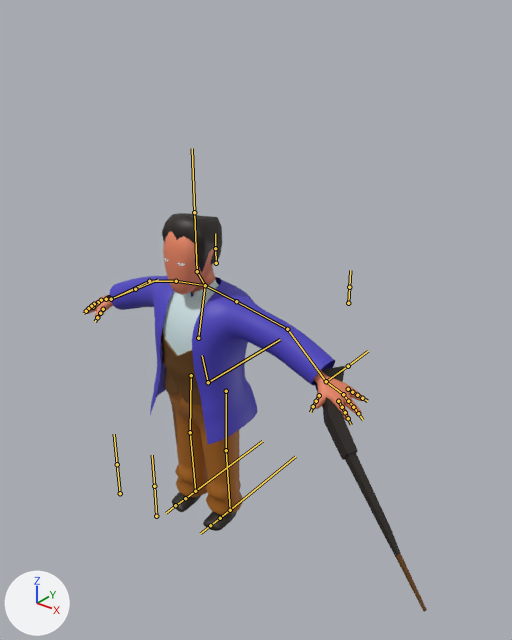
A saved change to the FBX model Assets/Models/Abaroa/abaroa jacketless.fbx.
The view is the same before and after, from a 50 mm lens placed at (3.0, -3.21, 3.73), pointed at (0.4, 0.04, 1.71). Every picture has the same lights, and +X, +Y and +Z are marked at lower left. The bones that bend it are drawn over the model as lines.
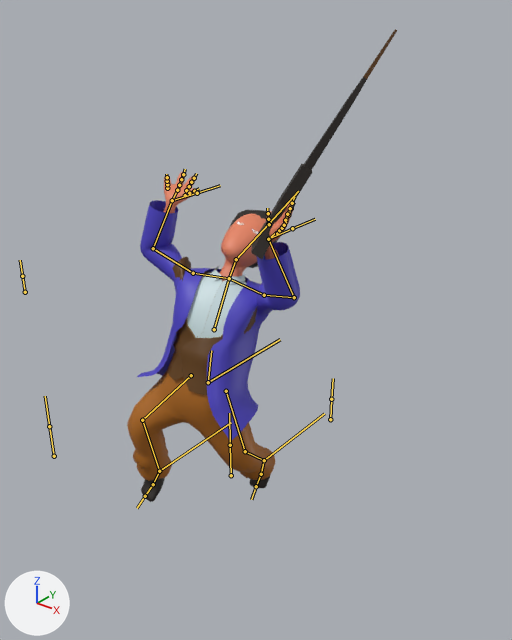
The newer file adds an action. The first version stands in its rest pose; the second is drawn at frame 21 of the action 'Armature|sucked by vortex'.

What differs and where, as boxes (x1, y1, x2, y2) in the pictures (512 x 640 px):
'Plane.004', posed (21% narrower, 19% taller)
    before: (86, 213, 427, 612)
    after: (127, 29, 397, 502)
bone 'belly', root to tip
    before: (208, 382) to (202, 355)
    after: (208, 382) to (211, 350)
bone 'chest', root to tip
    before: (198, 338) to (205, 285)
    after: (214, 329) to (229, 278)
bone 'neck', root to tip
    before: (205, 285) to (197, 271)
    after: (229, 278) to (236, 259)
bone 'head', root to tip
    before: (197, 271) to (194, 212)
    after: (236, 259) to (268, 224)
bone 'arm0.L', root to tip
    before: (236, 301) to (287, 329)
    after: (264, 295) to (294, 297)
bone 'arm1.L', root to tip
    before: (287, 329) to (326, 381)
    after: (294, 297) to (268, 239)
bone 'hand.L', root to tip
    before: (326, 381) to (343, 394)
    after: (268, 239) to (282, 227)
bone 'arm0.R', root to tip
    before: (176, 281) to (149, 281)
    after: (193, 273) to (153, 248)
bone 'arm1.R', root to tip
    before: (149, 281) to (111, 299)
    after: (153, 248) to (172, 200)
bone 'hand.R', root to tip
    before: (111, 299) to (101, 300)
    after: (172, 200) to (177, 190)
bone 'leg0.L', root to tip
    before: (226, 391) to (226, 450)
    after: (226, 391) to (245, 451)
bone 'leg1.L', root to tip
    before: (226, 450) to (230, 510)
    after: (245, 451) to (264, 460)
bone 'foot.L', root to tip
    before: (230, 510) to (220, 518)
    after: (264, 460) to (261, 474)
bone 'toe.L', root to tip
    before: (220, 518) to (210, 525)
    after: (261, 474) to (256, 486)
bone 'leg0.R', root to tip
    before: (191, 375) to (190, 432)
    after: (191, 375) to (142, 420)
bone 'leg1.R', root to tip
    before: (190, 432) to (195, 491)
    after: (142, 420) to (159, 471)
bone 'foot.R', root to tip
    before: (195, 491) to (185, 498)
    after: (159, 471) to (153, 484)
bone 'toe.R', root to tip
    before: (185, 498) to (175, 505)
    after: (153, 484) to (145, 496)

The change, as a diff of the scene's bpy script:
```diff
--- a/Assets/Models/Abaroa/abaroa jacketless.fbx.py
+++ b/Assets/Models/Abaroa/abaroa jacketless.fbx.py
@@ bone_belly @@
 bone_belly = bpy.data.objects['Armature'].pose.bones['belly']  # child of 'root'
-bone_belly.rotation_quaternion = (1.0, 0.0, 0.0, 0.0)  # degrees (0, 0, 0)
+bone_belly.rotation_quaternion = (0.98, -0.199, 0.0, 0.0)  # degrees (-23, 0, 0)
@@ bone_chest @@
 bone_chest = bpy.data.objects['Armature'].pose.bones['chest']  # child of 'belly'
-bone_chest.rotation_quaternion = (1.0, 0.0, 0.0, 0.0)  # degrees (0, 0, 0)
+bone_chest.rotation_quaternion = (0.984, 0.073, 0.163, 0.012)  # degrees (9, 19, 3)
@@ bone_neck @@
 bone_neck = bpy.data.objects['Armature'].pose.bones['neck']  # child of 'chest'
-bone_neck.rotation_quaternion = (1.0, 0.0, 0.0, 0.0)  # degrees (0, 0, 0)
+bone_neck.rotation_quaternion = (0.911, -0.413, -0.006, -0.014)  # degrees (-49, -1, -1)
@@ bone_head @@
 bone_head = bpy.data.objects['Armature'].pose.bones['head']  # child of 'neck'
-bone_head.rotation_quaternion = (1.0, 0.0, 0.0, 0.0)  # degrees (0, 0, 0)
+bone_head.rotation_quaternion = (0.996, -0.007, 0.024, -0.088)  # degrees (-1, 3, -10)
@@ bone_arm0_l @@
 bone_arm0_l = bpy.data.objects['Armature'].pose.bones['arm0.L']  # child of 'shoulder.L'
-bone_arm0_l.rotation_quaternion = (1.0, 0.0, 0.0, 0.0)  # degrees (0, 0, 0)
+bone_arm0_l.rotation_quaternion = (0.62, 0.534, -0.571, -0.068)  # degrees (107, -39, -64)
@@ bone_arm1_l @@
 bone_arm1_l = bpy.data.objects['Armature'].pose.bones['arm1.L']  # child of 'arm0.L'
-bone_arm1_l.rotation_quaternion = (1.0, 0.0, 0.0, 0.0)  # degrees (0, 0, 0)
+bone_arm1_l.rotation_quaternion = (0.873, 0.434, 0.0, -0.221)  # degrees (51, 11, -23)
@@ bone_hand_l @@
 bone_hand_l = bpy.data.objects['Armature'].pose.bones['hand.L']  # child of 'arm1.L'
-bone_hand_l.rotation_quaternion = (1.0, 0.0, 0.0, 0.0)  # degrees (0, 0, 0)
+bone_hand_l.rotation_quaternion = (0.875, -0.111, -0.237, 0.408)  # degrees (-24, -19, 54)
@@ bone_arm0_r @@
 bone_arm0_r = bpy.data.objects['Armature'].pose.bones['arm0.R']  # child of 'shoulder.R'
-bone_arm0_r.rotation_quaternion = (1.0, 0.0, 0.0, 0.0)  # degrees (0, 0, 0)
+bone_arm0_r.rotation_quaternion = (0.55, 0.194, 0.799, -0.15)  # degrees (4, 111, -25)
@@ bone_arm1_r @@
 bone_arm1_r = bpy.data.objects['Armature'].pose.bones['arm1.R']  # child of 'arm0.R'
-bone_arm1_r.rotation_quaternion = (1.0, 0.0, 0.0, 0.0)  # degrees (0, 0, 0)
+bone_arm1_r.rotation_quaternion = (0.801, 0.533, 0.0, 0.271)  # degrees (63, -17, 27)
@@ bone_hand_r @@
 bone_hand_r = bpy.data.objects['Armature'].pose.bones['hand.R']  # child of 'arm1.R'
-bone_hand_r.rotation_quaternion = (1.0, 0.0, 0.0, 0.0)  # degrees (0, 0, 0)
+bone_hand_r.rotation_quaternion = (0.825, 0.0, 0.0, -0.565)  # degrees (0, 0, -69)
@@ bone_leg0_l @@
 bone_leg0_l = bpy.data.objects['Armature'].pose.bones['leg0.L']  # child of 'belly'
-bone_leg0_l.rotation_quaternion = (1.0, 0.0, 0.0, 0.0)  # degrees (0, 0, 0)
+bone_leg0_l.rotation_quaternion = (0.947, 0.185, -0.148, 0.218)  # degrees (18, -21, 23)
@@ bone_leg1_l @@
 bone_leg1_l = bpy.data.objects['Armature'].pose.bones['leg1.L']  # child of 'leg0.L'
-bone_leg1_l.rotation_quaternion = (1.0, 0.0, 0.0, 0.0)  # degrees (0, 0, 0)
+bone_leg1_l.rotation_quaternion = (0.918, -0.076, 0.0, 0.39)  # degrees (-8, 3, 46)
@@ bone_foot_l @@
 bone_foot_l = bpy.data.objects['Armature'].pose.bones['foot.L']  # child of 'leg1.L'
-bone_foot_l.rotation_quaternion = (1.0, 0.0, 0.0, 0.0)  # degrees (0, 0, 0)
+bone_foot_l.rotation_quaternion = (0.951, -0.184, 0.154, 0.193)  # degrees (-18, 21, 19)
@@ bone_toe_l @@
 bone_toe_l = bpy.data.objects['Armature'].pose.bones['toe.L']  # child of 'foot.L'
-bone_toe_l.rotation_quaternion = (1.0, 0.0, 0.0, 0.0)  # degrees (0, 0, 0)
+bone_toe_l.rotation_quaternion = (0.992, 0.0, 0.0, -0.129)  # degrees (0, 0, -15)
@@ bone_leg0_r @@
 bone_leg0_r = bpy.data.objects['Armature'].pose.bones['leg0.R']  # child of 'belly'
-bone_leg0_r.rotation_quaternion = (1.0, 0.0, 0.0, 0.0)  # degrees (0, 0, 0)
+bone_leg0_r.rotation_quaternion = (0.963, 0.213, 0.071, 0.151)  # degrees (26, 4, 19)
@@ bone_leg1_r @@
 bone_leg1_r = bpy.data.objects['Armature'].pose.bones['leg1.R']  # child of 'leg0.R'
-bone_leg1_r.rotation_quaternion = (1.0, 0.0, 0.0, 0.0)  # degrees (0, 0, 0)
+bone_leg1_r.rotation_quaternion = (0.89, -0.087, 0.0, -0.447)  # degrees (-9, -4, -53)
@@ bone_foot_r @@
 bone_foot_r = bpy.data.objects['Armature'].pose.bones['foot.R']  # child of 'leg1.R'
-bone_foot_r.rotation_quaternion = (1.0, 0.0, 0.0, 0.0)  # degrees (0, 0, 0)
+bone_foot_r.rotation_quaternion = (0.942, -0.166, -0.033, -0.289)  # degrees (-17, -9, -33)
@@ bone_toe_r @@
 bone_toe_r = bpy.data.objects['Armature'].pose.bones['toe.R']  # child of 'foot.R'
-bone_toe_r.rotation_quaternion = (1.0, 0.0, 0.0, 0.0)  # degrees (0, 0, 0)
+bone_toe_r.rotation_quaternion = (0.994, 0.0, 0.0, 0.108)  # degrees (0, 0, 12)
```
